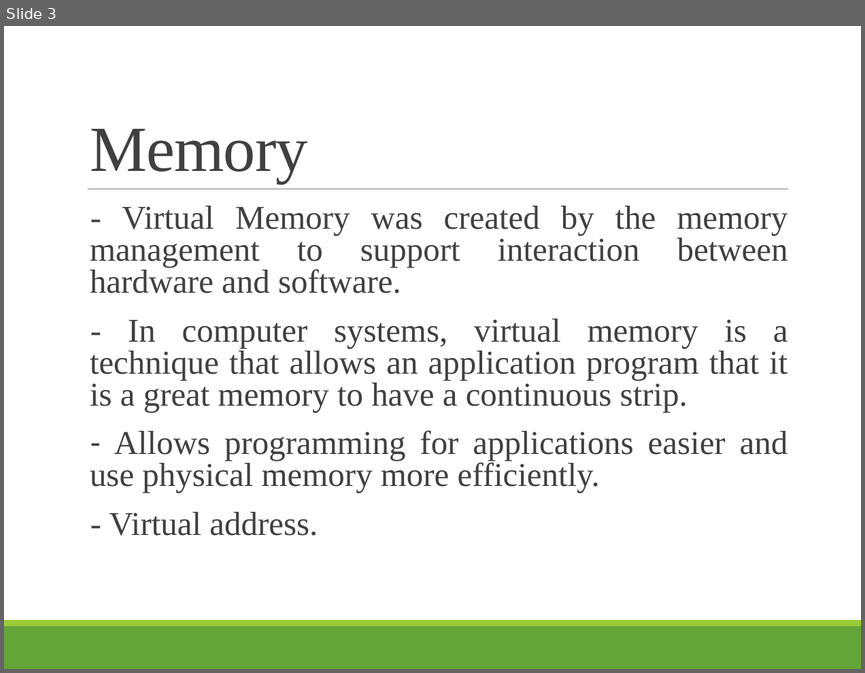
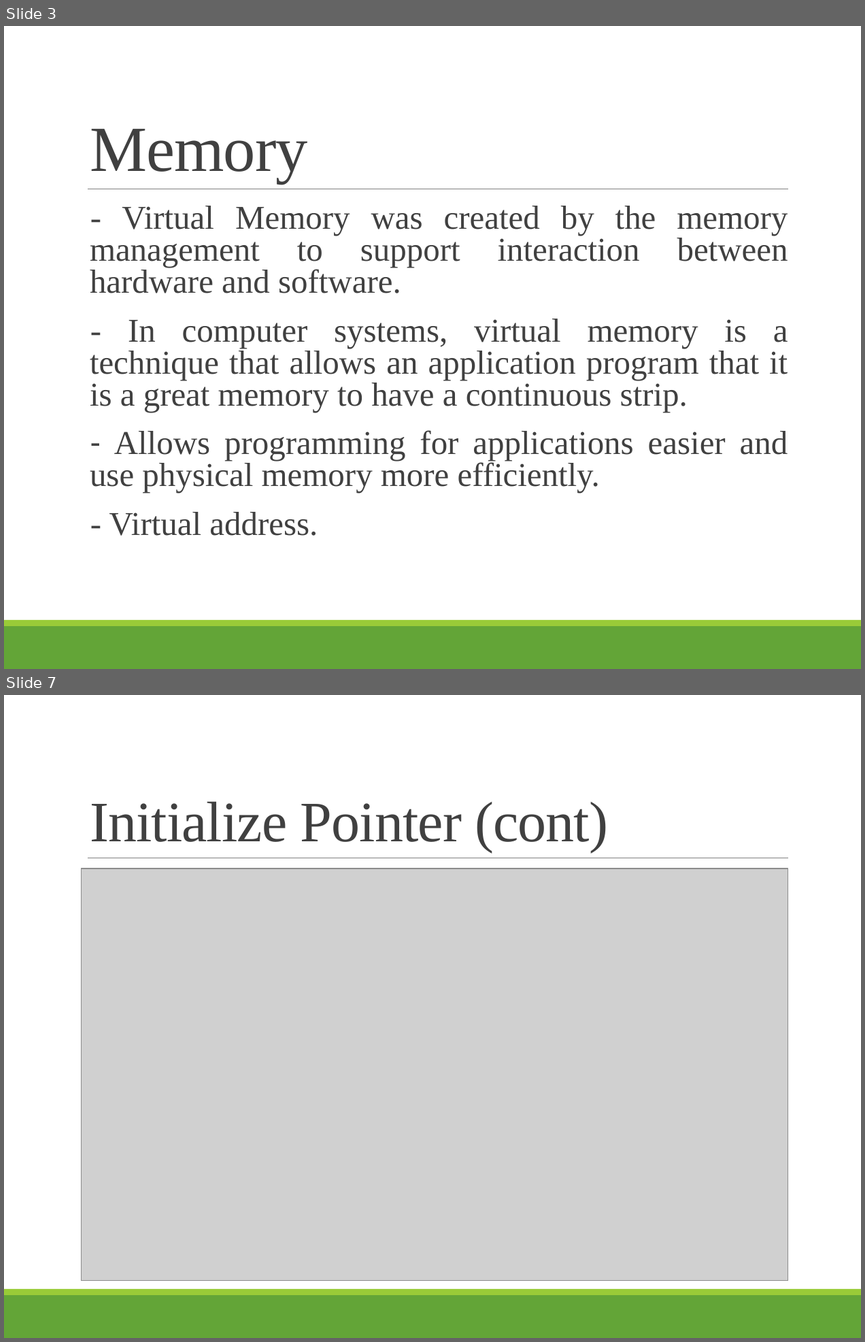
Before and after one commit to tiendatdk3493/code, a slide deck: Pointer in C, C++.pptx. Shown one above the other, each under a label of ours: slide 3 before the commit, slides 3 and 7 after it; the slides between them are not shown. The pictures are 865x673 and 865x1342 pixels, drawn with LibreOffice and Linux fonts; fonts in the diff are those of the drawing; grey boxes stand for pictures. Boxes give left, top, right and bottom in pixels: in the first picture for what was removed or moved away, otherwise in the second. Text is boxed around its words. In the diff, an @@ line names an element or a change of style, - is before the commit and + after.

```diff
--- a/Pointer in C, C++.pptx
+++ b/Pointer in C, C++.pptx
@@ slide 7 added at box(4, 695, 861, 1338), background #FFFFFF; not listed: 3 template elements that a slide beside it also shows @@
@@ title added at box(90, 801, 608, 852), 48 pt, text #404040 @@
+Initialize Pointer (cont)
@@ picture added at box(81, 868, 788, 1280) @@
```
Also in this commit, not shown: 1 slide changed, 8 other slides added.
